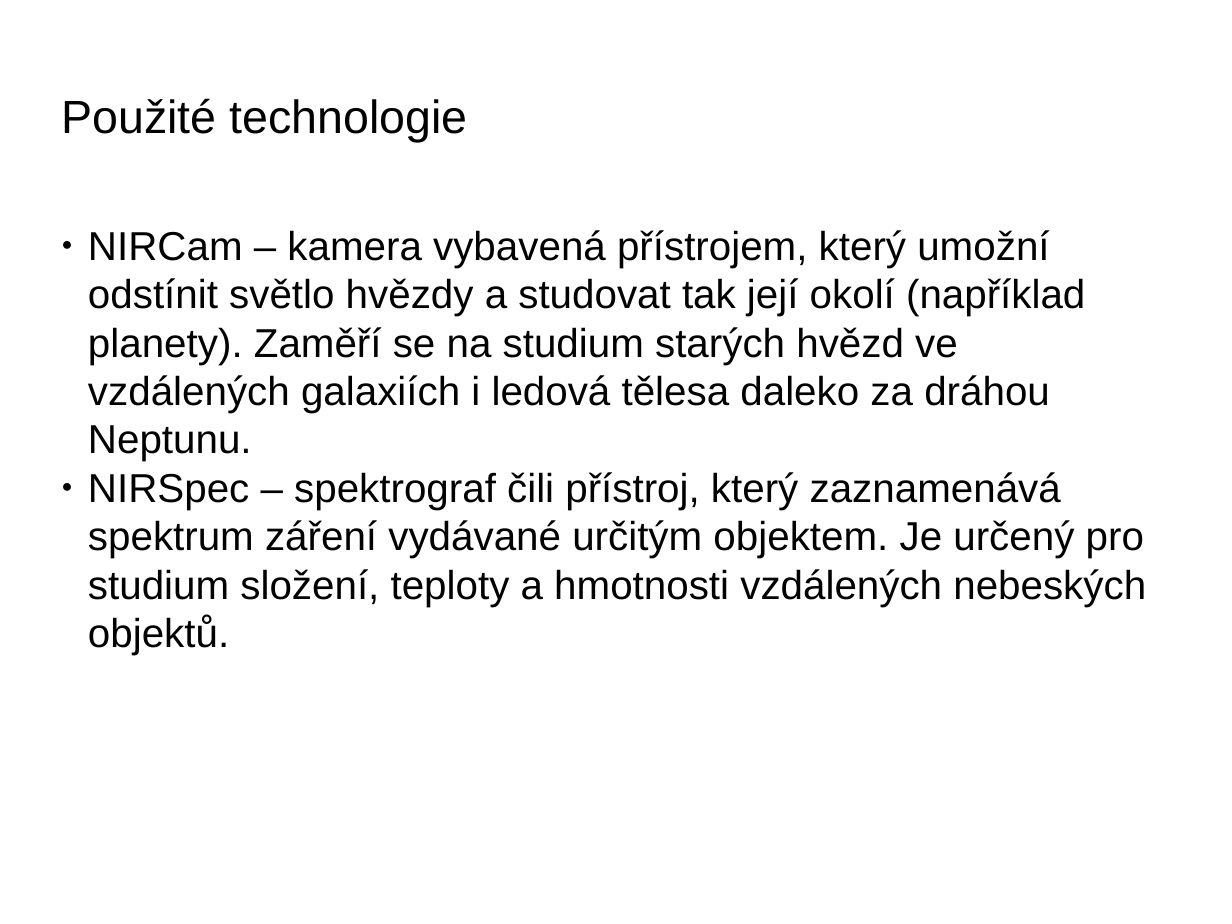
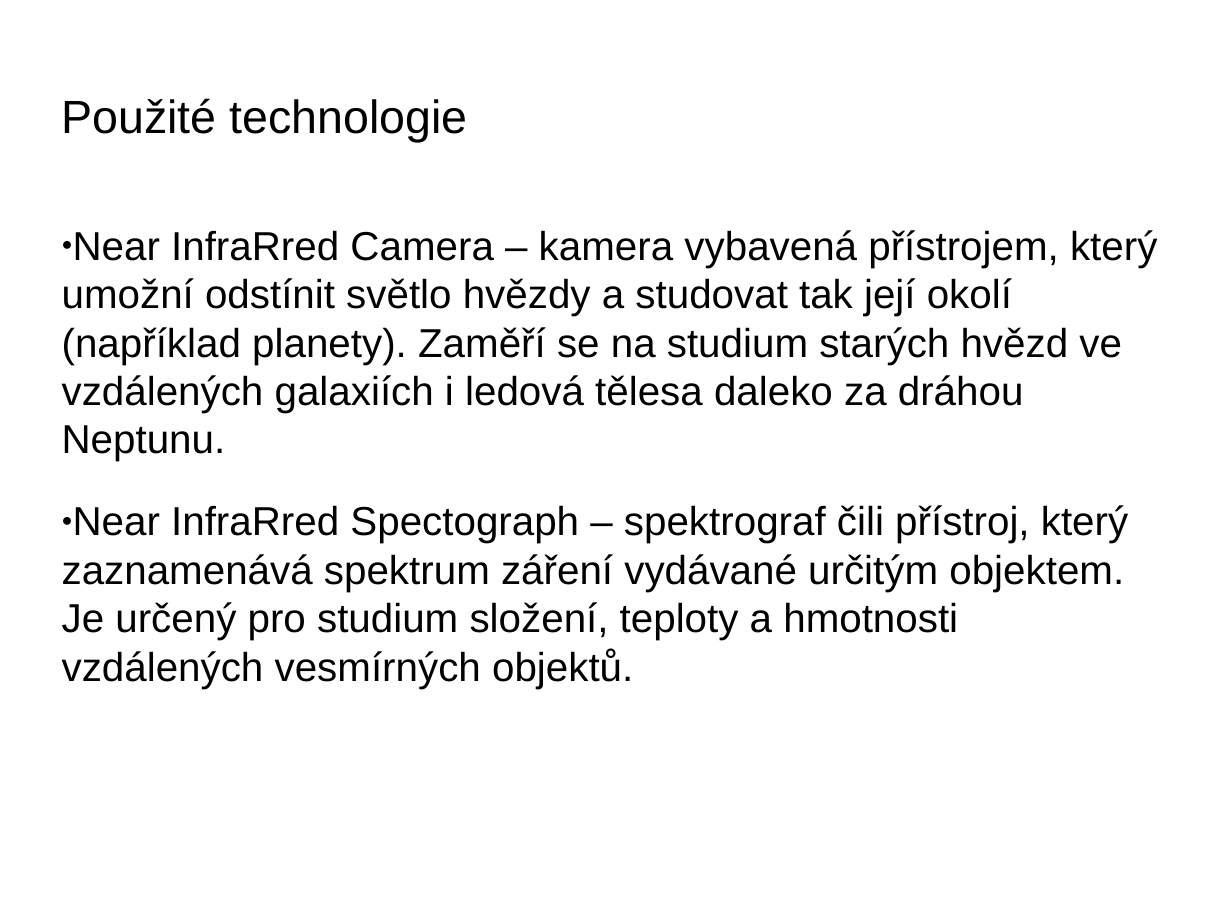
Before and after one commit to fast4shoot/FYO2015, a slide deck: slide 18 of slides/teleskopy.pptx (slide 15 before the commit). Drawn at 1232x924 pixels with LibreOffice and Linux fonts; fonts in the diff are those of the drawing; background and template pictures are left out. Boxes give left, top, right and bottom in pixels: in the first picture for what was removed or moved away, otherwise in the second. Text is boxed around its words. In the diff, an @@ line names an element or a change of style, - is before the commit and + after.

```diff
--- a/slides/teleskopy.pptx
+++ b/slides/teleskopy.pptx
@@ text at [62,230,1157,689]: text changed @@
-● NIRCam – kamera vybavená přístrojem, který umožní odstínit světlo hvězdy a studovat tak její okolí (například planety). Zaměří se na studium starých hvězd ve vzdálených galaxiích i ledová tělesa daleko za dráhou Neptunu.
-● NIRSpec – spektrograf čili přístroj, který zaznamenává spektrum záření vydávané určitým objektem. Je určený pro studium složení, teploty a hmotnosti vzdálených nebeských objektů.
+● Near InfraRred Camera – kamera vybavená přístrojem, který umožní odstínit světlo hvězdy a studovat tak její okolí (například planety). Zaměří se na studium starých hvězd ve vzdálených galaxiích i ledová tělesa daleko za dráhou Neptunu.
+● Near InfraRred Spectograph – spektrograf čili přístroj, který zaznamenává spektrum záření vydávané určitým objektem. Je určený pro studium složení, teploty a hmotnosti vzdálených vesmírných objektů.
```
Also in this commit, not shown: 9 other slides changed, 4 slides added, 1 other file.
